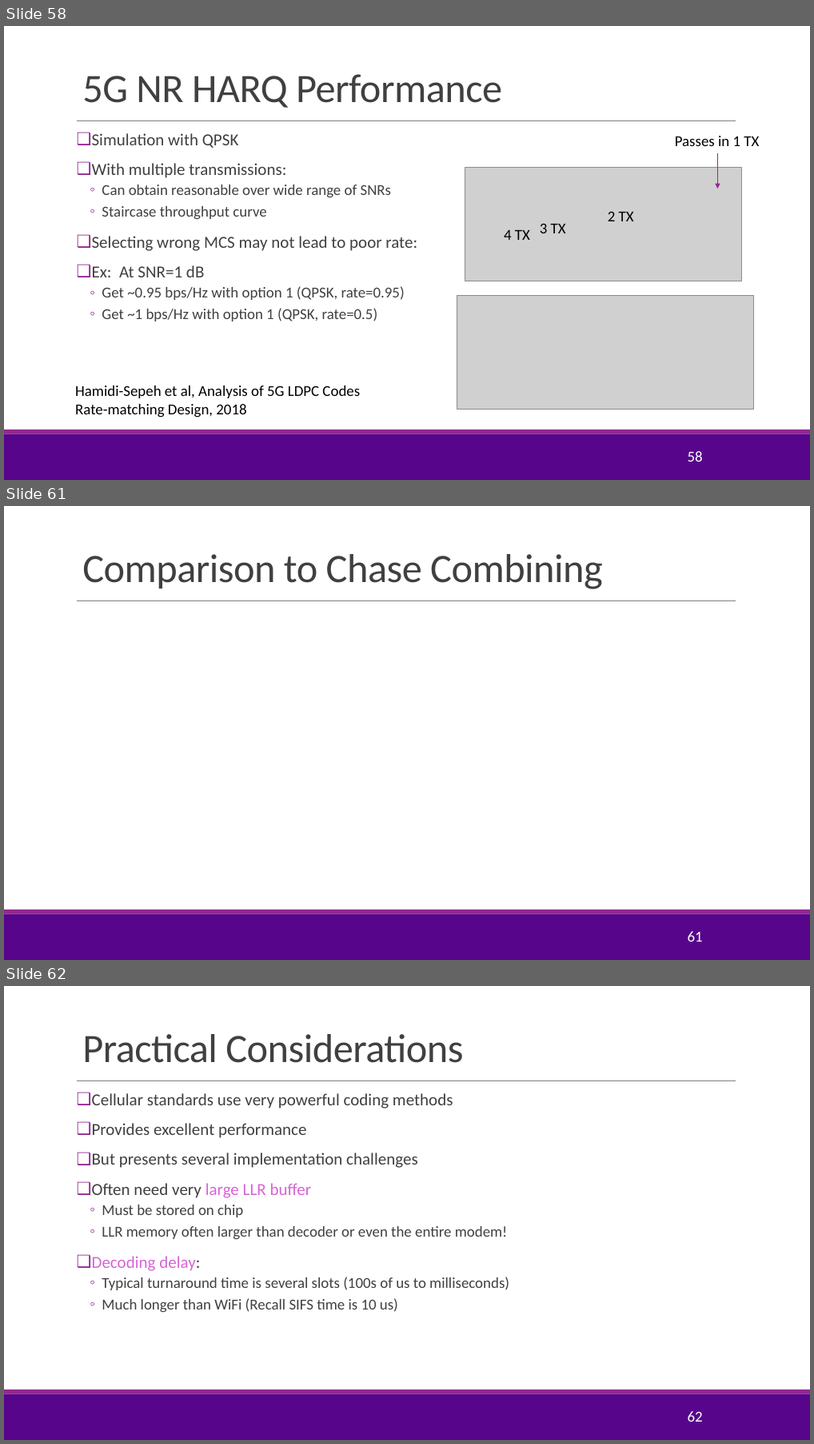
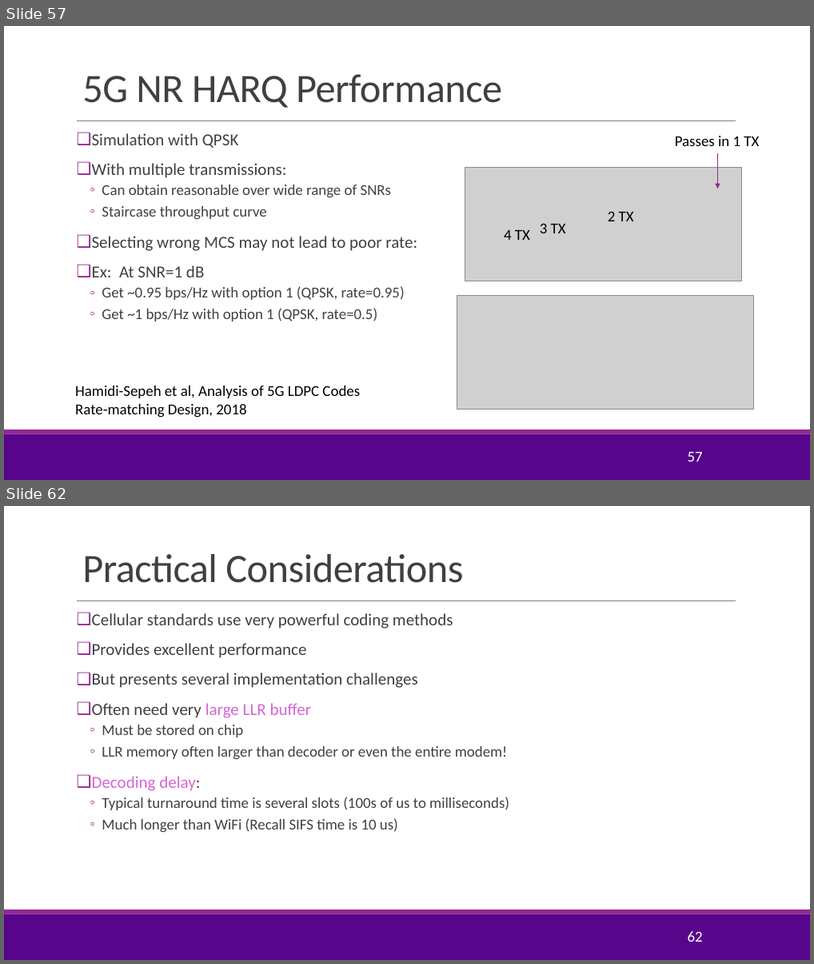
Before and after one commit to sdrangan/wirelesscomm, a slide deck: lectures/Unit05_AMC.pptx. Shown one above the other, each under a label of ours: slides 58, 61 and 62 before the commit, slides 57 and 62 after it; the slides between them are not shown. The pictures are 814x1444 and 814x964 pixels, drawn with LibreOffice and Linux fonts; fonts in the diff are those of the drawing; grey boxes stand for pictures; background and template pictures are left out. Boxes give left, top, right and bottom in pixels: in the first picture for what was removed or moved away, otherwise in the second. Text is boxed around its words. In the diff, an @@ line names an element or a change of style, - is before the commit and + after.

```diff
--- a/lectures/Unit05_AMC.pptx
+++ b/lectures/Unit05_AMC.pptx
@@ slide 61 removed at [4, 506, 810, 960], background #FFFFFF; not listed: 3 template elements that a slide beside it also shows @@
@@ title removed at [82, 554, 603, 589] @@
-Comparison to Chase Combining
@@ page number removed at [688, 931, 703, 941] @@
-61
@@ what was slide 58 is now slide 57 @@
@@ page number at [688, 452, 703, 461]: text changed @@
-58
+57
```
Also in this commit, not shown: 5 slides changed, 4 slides added, 2 other slides removed, 4 other files.
